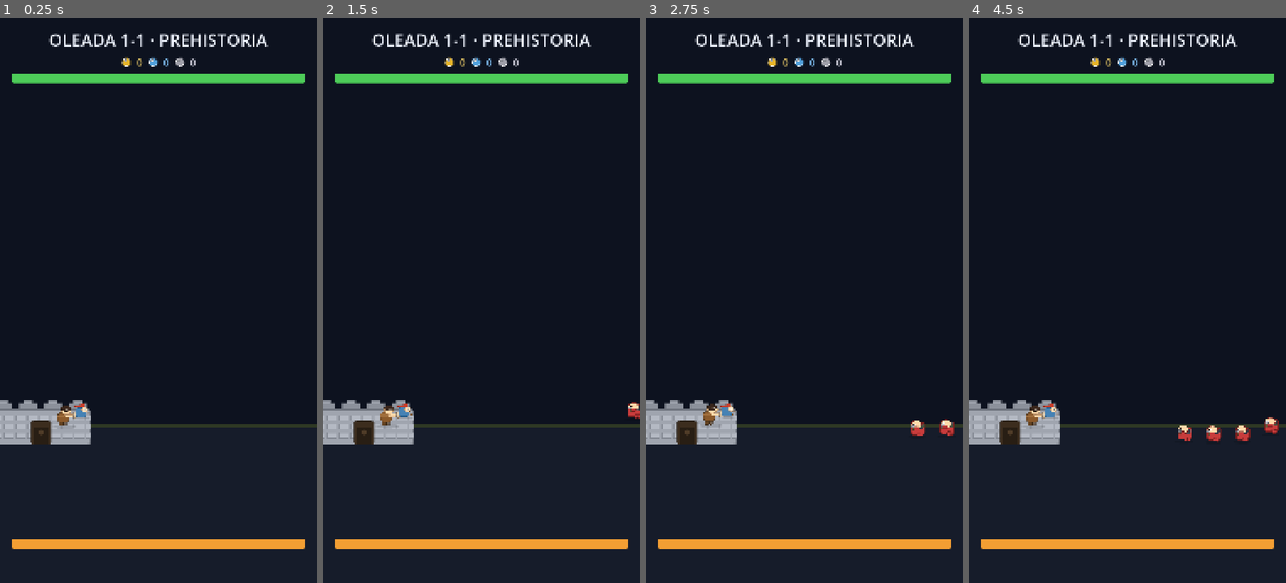
Above: before the commit, frames 1-4 (left to right).
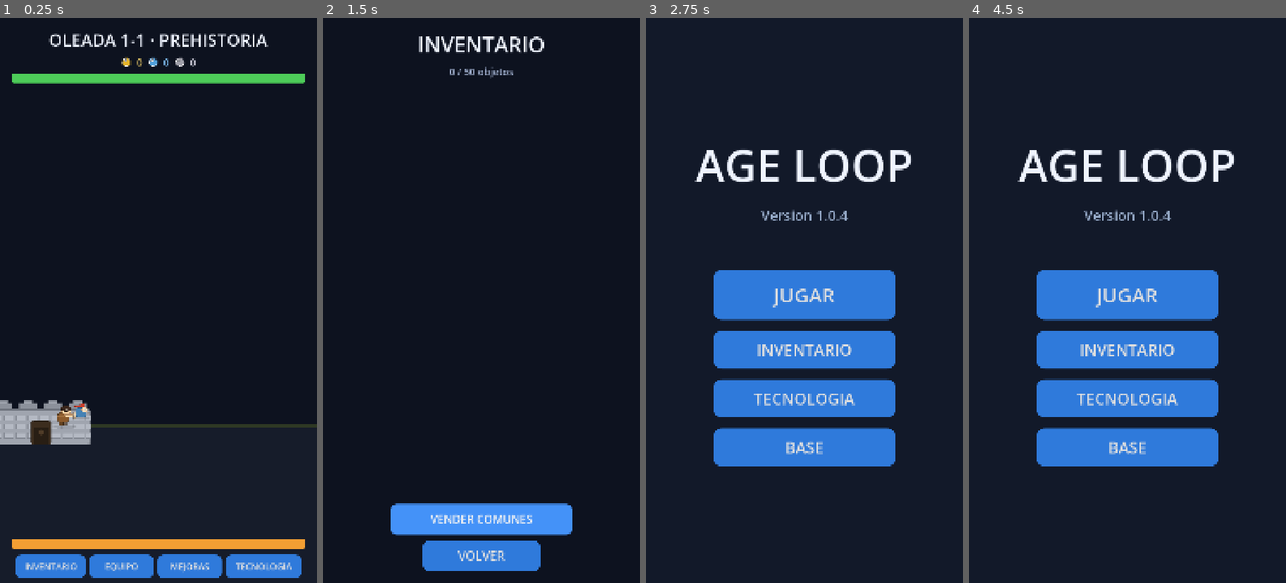
Above: after the commit, the same moments.

Repository: Kaitach/age-loop
Game: Godot game, scene res://scenes/battle/battle.tscn
Same seed, same stepped clock (60 frames per second), same inputs: the game is played once before the commit and once after it. This scene is started directly instead of the project's main scene.
Inputs (mouse positions are in pixels of both pictures, inside the frame that each line leads up to):
- Up to frame 1 (0.25 s): no input
- Up to frame 2 (1.5 s): click (373, 566) at 0.5 s, where only the run after the commit has a clickable "INVENTARIO"; click (481, 520) at 1.25 s, where only the run after the commit has a clickable "VENDER COMUNES"
- Up to frame 3 (2.75 s): click (804, 554) at 2 s, where only the run after the commit has a clickable "VOLVER"
- Up to frame 4 (4.5 s): click (1127, 351) at 2.75 s, where only the run after the commit has a clickable "INVENTARIO"; click (1127, 520) at 3.5 s, where only the run after the commit has a clickable "VENDER COMUNES"; click (1127, 554) at 4.25 s, where only the run after the commit has a clickable "VOLVER"

The runs differ from the first frame. In frame 1, 3.6% of the frame differs, in the area x 4-96%, y 94-100%; in frame 2, 12%; in frame 3, 25%; in frame 4, 25%, in the area x 0-100%, y 2-94%.
Error after the commit: Invalid access to property or key 'pressed' on a base object of type 'null instance'. (res://scenes/inventory/inventory_screen.gd:20)

Commit message:
feat: lateral combat, weapon range, side sprites, in-battle inventory/equip/tech and auto flow

Diff:
--- a/project.godot
+++ b/project.godot
@@ -7,7 +7,7 @@
 [application]
 
 config/name="AGE LOOP"
-config/version="1.0.3"
+config/version="1.0.4"
 run/main_scene="res://scenes/bootstrap/bootstrap.tscn"
 config/features=PackedStringArray("4.7", "Mobile")
 boot_splash/bg_color=Color(0.0705882, 0.0980392, 0.160784, 1)
--- a/scenes/battle/battle.tscn
+++ b/scenes/battle/battle.tscn
@@ -204,6 +204,58 @@
 theme_override_styles/fill = SubResource("bar_fill_orange")
 show_percentage = false
 
+[node name="BottomBar" type="HBoxContainer" parent="UI"]
+anchors_preset = 2
+anchor_top = 1.0
+anchor_bottom = 1.0
+offset_left = 20.0
+offset_top = -96.0
+offset_right = 1060.0
+offset_bottom = -16.0
+grow_vertical = 0
+theme_override_constants/separation = 12
+alignment = 1
+
+[node name="InvButton" type="Button" parent="UI/BottomBar"]
+unique_name_in_owner = true
+custom_minimum_size = Vector2(240, 78)
+layout_mode = 2
+theme_override_font_sizes/font_size = 30
+theme_override_styles/normal = SubResource("btn_normal")
+theme_override_styles/hover = SubResource("btn_hover")
+theme_override_styles/pressed = SubResource("btn_pressed")
+text = "INVENTARIO"
+
+[node name="EquipButton" type="Button" parent="UI/BottomBar"]
+unique_name_in_owner = true
+custom_minimum_size = Vector2(220, 78)
+layout_mode = 2
+theme_override_font_sizes/font_size = 30
+theme_override_styles/normal = SubResource("btn_normal")
+theme_override_styles/hover = SubResource("btn_hover")
+theme_override_styles/pressed = SubResource("btn_pressed")
+text = "EQUIPO"
+
+[node name="BattleUpgButton" type="Button" parent="UI/BottomBar"]
+unique_name_in_owner = true
+custom_minimum_size = Vector2(220, 78)
+layout_mode = 2
+theme_override_font_sizes/font_size = 30
+theme_override_styles/normal = SubResource("btn_normal")
+theme_override_styles/hover = SubResource("btn_hover")
+theme_override_styles/pressed = SubResource("btn_pressed")
+text = "MEJORAS"
+
+[node name="TechButton" type="Button" parent="UI/BottomBar"]
+unique_name_in_owner = true
+custom_minimum_size = Vector2(260, 78)
+layout_mode = 2
+theme_override_font_sizes/font_size = 30
+theme_override_styles/normal = SubResource("btn_normal")
+theme_override_styles/hover = SubResource("btn_hover")
+theme_override_styles/pressed = SubResource("btn_pressed")
+text = "TECNOLOGIA"
+
 [node name="ResultPanel" type="CenterContainer" parent="UI"]
 unique_name_in_owner = true
 visible = false
@@ -381,6 +433,118 @@
 theme_override_styles/focus = SubResource("btn_hover")
 text = "CERRAR"
 
+[node name="EquipPanel" type="CenterContainer" parent="UI"]
+unique_name_in_owner = true
+visible = false
+anchors_preset = 15
+anchor_right = 1.0
+anchor_bottom = 1.0
+grow_horizontal = 2
+grow_vertical = 2
+
+[node name="Panel" type="PanelContainer" parent="UI/EquipPanel"]
+layout_mode = 2
+theme_override_styles/panel = SubResource("panel_box")
+
+[node name="VBox" type="VBoxContainer" parent="UI/EquipPanel/Panel"]
+layout_mode = 2
+theme_override_constants/separation = 16
+
+[node name="EquipTitle" type="Label" parent="UI/EquipPanel/Panel/VBox"]
+layout_mode = 2
+theme_override_colors/font_color = Color(0.94, 0.96, 1, 1)
+theme_override_font_sizes/font_size = 56
+text = "EQUIPO"
+horizontal_alignment = 1
+
+[node name="EquipList" type="VBoxContainer" parent="UI/EquipPanel/Panel/VBox"]
+unique_name_in_owner = true
+layout_mode = 2
+theme_override_constants/separation = 10
+
+[node name="EquipStats" type="Label" parent="UI/EquipPanel/Panel/VBox"]
+unique_name_in_owner = true
+layout_mode = 2
+theme_override_colors/font_color = Color(0.62, 0.68, 0.8, 1)
+theme_override_font_sizes/font_size = 30
+text = ""
+horizontal_alignment = 1
+
+[node name="CloseEquipButton" type="Button" parent="UI/EquipPanel/Panel/VBox"]
+unique_name_in_owner = true
+custom_minimum_size = Vector2(320, 96)
+layout_mode = 2
+size_flags_horizontal = 4
+theme_override_font_sizes/font_size = 36
+theme_override_styles/normal = SubResource("btn_normal")
+theme_override_styles/hover = SubResource("btn_hover")
+theme_override_styles/pressed = SubResource("btn_pressed")
+text = "CERRAR"
+
+[node name="ResearchQuickPanel" type="CenterContainer" parent="UI"]
+unique_name_in_owner = true
+visible = false
+anchors_preset = 15
+anchor_right = 1.0
+anchor_bottom = 1.0
+grow_horizontal = 2
+grow_vertical = 2
+
+[node name="Panel" type="PanelContainer" parent="UI/ResearchQuickPanel"]
+layout_mode = 2
+theme_override_styles/panel = SubResource("panel_box")
+
+[node name="VBox" type="VBoxContainer" parent="UI/ResearchQuickPanel/Panel"]
+layout_mode = 2
+theme_override_constants/separation = 14
+
+[node name="ResearchTitle" type="Label" parent="UI/ResearchQuickPanel/Panel/VBox"]
+layout_mode = 2
+theme_override_colors/font_color = Color(0.94, 0.96, 1, 1)
+theme_override_font_sizes/font_size = 52
+text = "TECNOLOGIA (OFFLINE)"
+horizontal_alignment = 1
+
+[node name="ActiveResearchRow" type="HBoxContainer" parent="UI/ResearchQuickPanel/Panel/VBox"]
+layout_mode = 2
+theme_override_constants/separation = 12
+alignment = 1
+
+[node name="ActiveResearchLabel" type="Label" parent="UI/ResearchQuickPanel/Panel/VBox/ActiveResearchRow"]
+unique_name_in_owner = true
+layout_mode = 2
+theme_override_colors/font_color = Color(0.9, 0.78, 0.4, 1)
+theme_override_font_sizes/font_size = 32
+text = "Sin investigación"
+
+[node name="ResearchTimeLabel" type="Label" parent="UI/ResearchQuickPanel/Panel/VBox/ActiveResearchRow"]
+unique_name_in_owner = true
+layout_mode = 2
+theme_override_colors/font_color = Color(0.62, 0.68, 0.8, 1)
+theme_override_font_sizes/font_size = 32
+text = ""
+
+[node name="Scroll" type="ScrollContainer" parent="UI/ResearchQuickPanel/Panel/VBox"]
+layout_mode = 2
+custom_minimum_size = Vector2(860, 600)
+size_flags_vertical = 3
+
+[node name="ResearchList" type="VBoxContainer" parent="UI/ResearchQuickPanel/Panel/VBox/Scroll"]
+unique_name_in_owner = true
+layout_mode = 2
+theme_override_constants/separation = 10
+
+[node name="CloseResearchButton" type="Button" parent="UI/ResearchQuickPanel/Panel/VBox"]
+unique_name_in_owner = true
+custom_minimum_size = Vector2(320, 96)
+layout_mode = 2
+size_flags_horizontal = 4
+theme_override_font_sizes/font_size = 36
+theme_override_styles/normal = SubResource("btn_normal")
+theme_override_styles/hover = SubResource("btn_hover")
+theme_override_styles/pressed = SubResource("btn_pressed")
+text = "CERRAR"
+
 [node name="EraBanner" type="CenterContainer" parent="UI"]
 unique_name_in_owner = true
 visible = false
--- a/scenes/menu/main_menu.tscn
+++ b/scenes/menu/main_menu.tscn
@@ -80,7 +80,7 @@
 layout_mode = 2
 theme_override_colors/font_color = Color(0.6, 0.68, 0.8, 1)
 theme_override_font_sizes/font_size = 48
-text = "Version 1.0.3"
+text = "Version 1.0.4"
 horizontal_alignment = 1
 vertical_alignment = 1
 
--- a/scripts/battle/battle.gd
+++ b/scripts/battle/battle.gd
@@ -32,6 +32,19 @@
 @onready var upgrades_panel: CenterContainer = %UpgradesPanel
 @onready var upgrades_list: VBoxContainer = %UpgradesList
 @onready var close_upgrades_button: Button = %CloseUpgradesButton
+@onready var inv_button: Button = %InvButton
+@onready var equip_button: Button = %EquipButton
+@onready var battle_upg_button: Button = %BattleUpgButton
+@onready var tech_button: Button = %TechButton
+@onready var equip_panel: CenterContainer = %EquipPanel
+@onready var equip_list: VBoxContainer = %EquipList
+@onready var equip_stats: Label = %EquipStats
+@onready var close_equip_button: Button = %CloseEquipButton
+@onready var research_quick_panel: CenterContainer = %ResearchQuickPanel
+@onready var active_research_label: Label = %ActiveResearchLabel
+@onready var research_time_label: Label = %ResearchTimeLabel
+@onready var research_list: VBoxContainer = %ResearchList
+@onready var close_research_button: Button = %CloseResearchButton
 @onready var item_card: VBoxContainer = %ItemCard
 @onready var item_title: Label = %ItemTitle
 @onready var item_stats: Label = %ItemStats
@@ -77,11 +90,20 @@
 	_current_drop = {}
 	SignalBus.currency_changed.connect(_refresh_currency)
 	SignalBus.era_changed.connect(_on_era_changed)
+	SignalBus.technology_completed.connect(func(_id): if is_inside_tree(): _refresh_research_quick())
 	_apply_era_visual(GameState.current_era)
 	_spawn_allies()
+	inv_button.pressed.connect(func() -> void: get_tree().change_scene_to_file("res://scenes/inventory/inventory_screen.tscn"))
+	equip_button.pressed.connect(_toggle_equip_panel)
+	battle_upg_button.pressed.connect(_open_upgrades)
+	tech_button.pressed.connect(_toggle_research_panel)
+	close_equip_button.pressed.connect(func() -> void: equip_panel.visible = false)
+	close_research_button.pressed.connect(func() -> void: research_quick_panel.visible = false)
 	_refresh_currency()
 
 func _process(delta: float) -> void:
+	if research_quick_panel.visible and ResearchManager.is_researching():
+		research_time_label.text = "%ds restantes" % ResearchManager.get_remaining_seconds()
 	if state != State.FIGHTING:
 		return
 	wave_manager.tick(delta)
@@ -345,6 +367,125 @@
 			row["button"].text = "MEJORAR — %d ORO" % Upgrades.cost_for(upgrade_id)
 			row["button"].disabled = not Economy.can_afford({ "gold": Upgrades.cost_for(upgrade_id) })
 
+func _toggle_equip_panel() -> void:
+	if equip_panel.visible:
+		equip_panel.visible = false
+		return
+	_refresh_equip_panel()
+	equip_panel.visible = true
+	research_quick_panel.visible = false
+	upgrades_panel.visible = false
+
+func _refresh_equip_panel() -> void:
+	for c in equip_list.get_children():
+		c.queue_free()
+	var slots := ["weapon", "helmet", "armor", "gloves", "boots", "amulet"]
+	for slot in slots:
+		var inst = GameState.equipped_items.get(slot, null)
+		var row := HBoxContainer.new()
+		row.add_theme_constant_override("separation", 12)
+		var name_lbl := Label.new()
+		name_lbl.custom_minimum_size = Vector2(520, 44)
+		name_lbl.add_theme_font_size_override("font_size", 30)
+		if inst == null or not (inst is Dictionary):
+			name_lbl.text = "%s: Vacío" % slot.capitalize()
+			name_lbl.add_theme_color_override("font_color", Color(0.6, 0.65, 0.7))
+		else:
+			name_lbl.text = "%s: %s (%s)" % [slot.capitalize(), inst.get("name", "?"), LootManager.get_rarity_name(str(inst.get("rarity", "")))]
+			name_lbl.add_theme_color_override("font_color", LootManager.get_rarity_color(str(inst.get("rarity", ""))))
+		row.add_child(name_lbl)
+		if inst != null and inst is Dictionary:
+			var btn := Button.new()
+			btn.text = "QUITAR"
+			btn.custom_minimum_size = Vector2(140, 64)
+			btn.add_theme_font_size_override("font_size", 26)
+			var sid := str(slot)
+			btn.pressed.connect(func() -> void:
+				InventoryManager.unequip_item(sid)
+				_refresh_equip_panel()
+			)
+			row.add_child(btn)
+		equip_list.add_child(row)
+	var dummy := Player.new()
+	dummy.base_damage = 14
+	dummy.base_max_health = 100
+	dummy.attack_speed = 1.2
+	var stats := StatsCalculator.player_final_stats(dummy)
+	dummy.free()
+	equip_stats.text = "Daño %d  |  Vida %d  |  Crit %.1f%%" % [int(stats["damage"]), int(stats["max_health"]), float(stats["critical_chance"]) * 100.0]
+
+func _toggle_research_panel() -> void:
+	if research_quick_panel.visible:
+		research_quick_panel.visible = false
+		return
+	_refresh_research_quick()
+	research_quick_panel.visible = true
+	equip_panel.visible = false
+	upgrades_panel.visible = false
+
+func _refresh_research_quick() -> void:
+	if ResearchManager.is_researching():
+		var cur: Dictionary = GameState.current_research
+		var tid := str(cur.get("technology_id", ""))
+		var tech: Dictionary = DataLoader.load_json("technologies/technologies.json").get(tid, {})
+		active_research_label.text = "Investigando: %s" % tech.get("name", tid)
+		research_time_label.text = "%ds restantes" % ResearchManager.get_remaining_seconds()
+	else:
+		active_research_label.text = "Sin investigación (OFFLINE)"
+		research_time_label.text = ""
+	for c in research_list.get_children():
+		c.queue_free()
+	var techs: Dictionary = DataLoader.load_json("technologies/technologies.json")
+	var eras: Dictionary = DataLoader.load_json("eras/eras.json")
+	var ordered: Array = eras.values()
+	ordered.sort_custom(func(a, b): return int(a.get("order", 99)) < int(b.get("order", 99)))
+	for era in ordered:
+		var eid := str(era.get("id", ""))
+		var header := Label.new()
+		header.text = str(era.get("name", "")).to_upper()
+		header.add_theme_font_size_override("font_size", 36)
+		header.add_theme_color_override("font_color", Color(0.9, 0.78, 0.4))
+		header.horizontal_alignment = HORIZONTAL_ALIGNMENT_CENTER
+		research_list.add_child(header)
+		for tid in techs.keys():
+			var tech2: Dictionary = techs[tid]
+			if str(tech2.get("era", "")) != eid:
+				continue
+			var row := HBoxContainer.new()
+			row.add_theme_constant_override("separation", 8)
+			var lbl := Label.new()
+			lbl.custom_minimum_size = Vector2(480, 36)
+			lbl.add_theme_font_size_override("font_size", 28)
+			lbl.text = str(tech2.get("name", tid))
+			if ResearchManager.is_completed(str(tid)):
+				lbl.add_theme_color_override("font_color", Color(0.3, 0.8, 0.35))
+				lbl.text = "✓ " + lbl.text
+			elif not bool(ResearchManager.can_start(str(tid))["ok"]):
+				lbl.add_theme_color_override("font_color", Color(0.55, 0.57, 0.62))
+			else:
+				lbl.add_theme_color_override("font_color", Color(0.6, 0.82, 1.0))
+			row.add_child(lbl)
+			var btn := Button.new()
+			btn.custom_minimum_size = Vector2(180, 64)
+			btn.add_theme_font_size_override("font_size", 26)
+			var check: Dictionary = ResearchManager.can_start(str(tid))
+			if ResearchManager.is_completed(str(tid)):
+				btn.text = "HECHO"
+				btn.disabled = true
+			elif bool(check["ok"]):
+				btn.text = "INVESTIGAR"
+				var id_copy := str(tid)
+				btn.pressed.connect(func() -> void:
+					if ResearchManager.start_research(id_copy):
+						_refresh_research_quick()
+						_refresh_currency()
+				)
+			else:
+				btn.text = "BLOQ"
+				btn.disabled = true
+			row.add_child(btn)
+			research_list.add_child(row)
+
 func _on_player_crit(target: Combatant, dmg: int) -> void:
 	if not is_instance_valid(target):
 		return
Not shown, changed: export_presets.cfg
